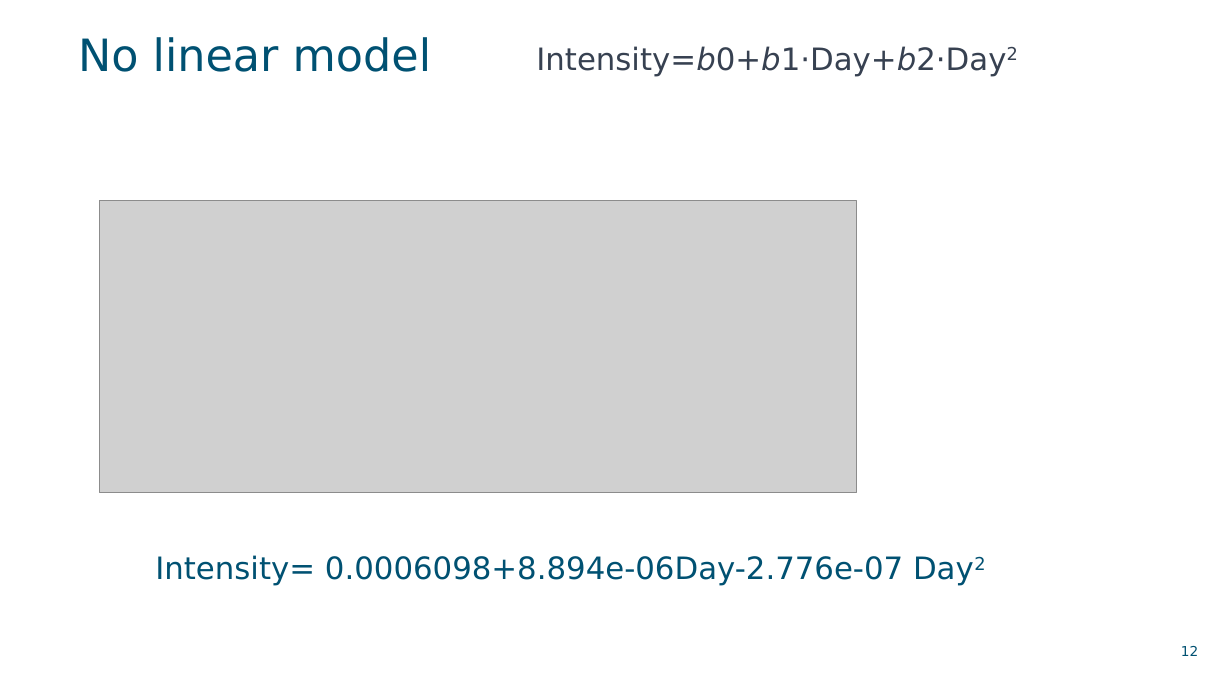
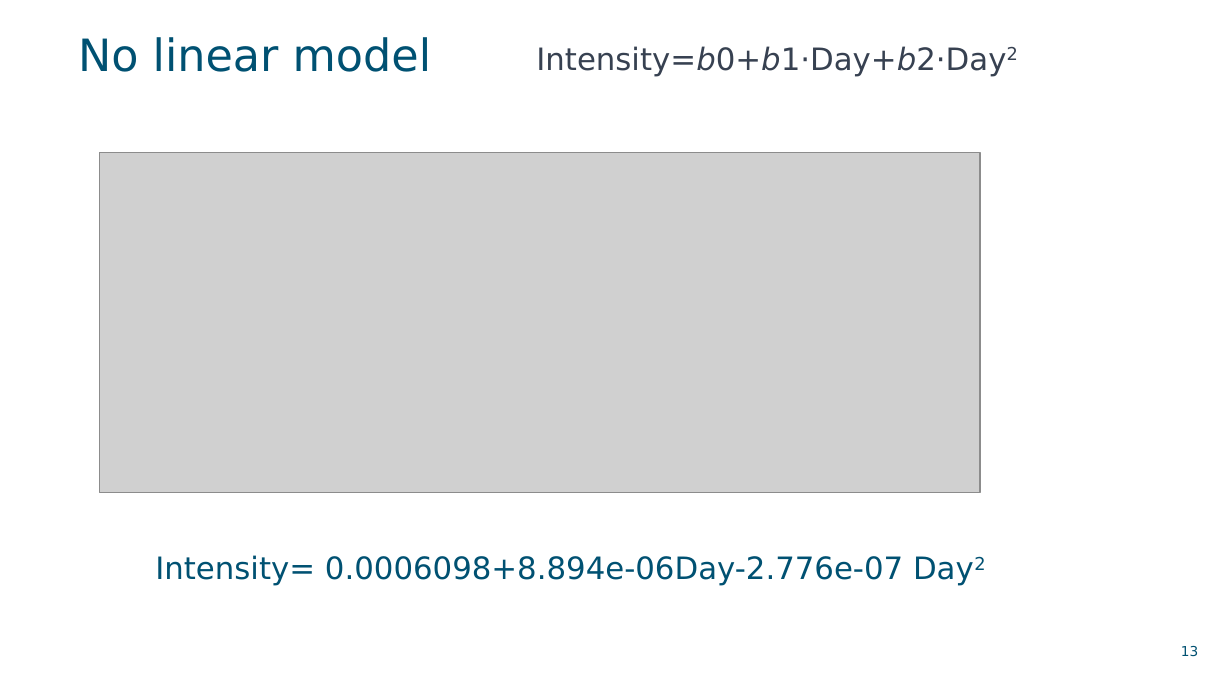
Before and after one commit to MMBDD/Serbia, a slide deck: slide 13 of Brines/UF.pptx (slide 12 before the commit). Drawn at 1232x693 pixels with LibreOffice and Linux fonts; fonts in the diff are those of the drawing; grey boxes stand for pictures; background and template pictures are left out. Boxes give left, top, right and bottom in pixels: in the first picture for what was removed or moved away, otherwise in the second. Text is boxed around its words. In the diff, an @@ line names an element or a change of style, - is before the commit and + after.

```diff
--- a/Brines/UF.pptx
+++ b/Brines/UF.pptx
@@ picture: place and size @@
-picture at [100,200,857,493]
+picture at [100,153,981,493]
@@ page number at [1181,646,1198,657]: text changed @@
-12
+13
```
Also in this commit, not shown: 2 other slides changed, 1 slide added, 7 other files.
